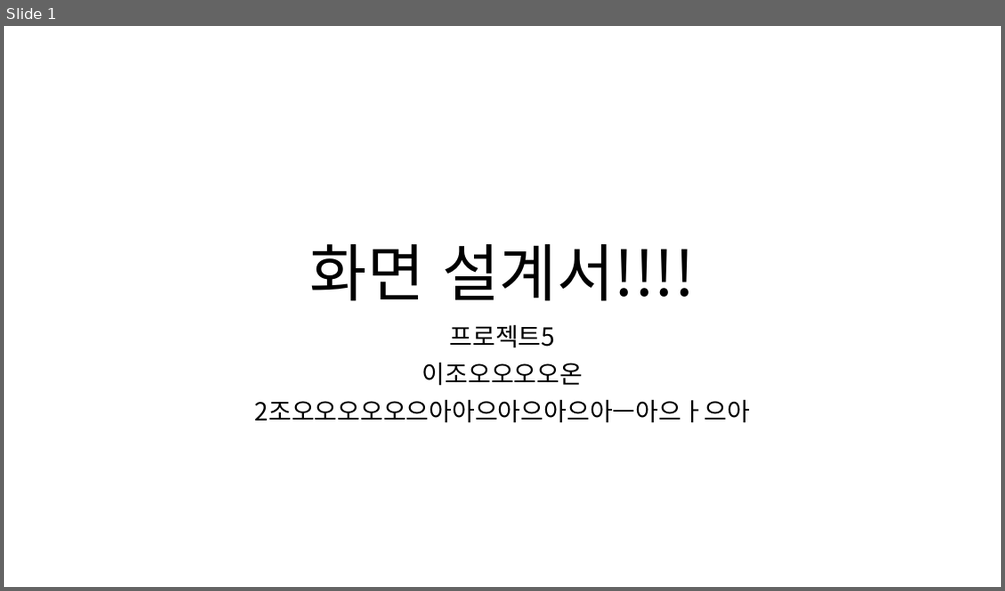
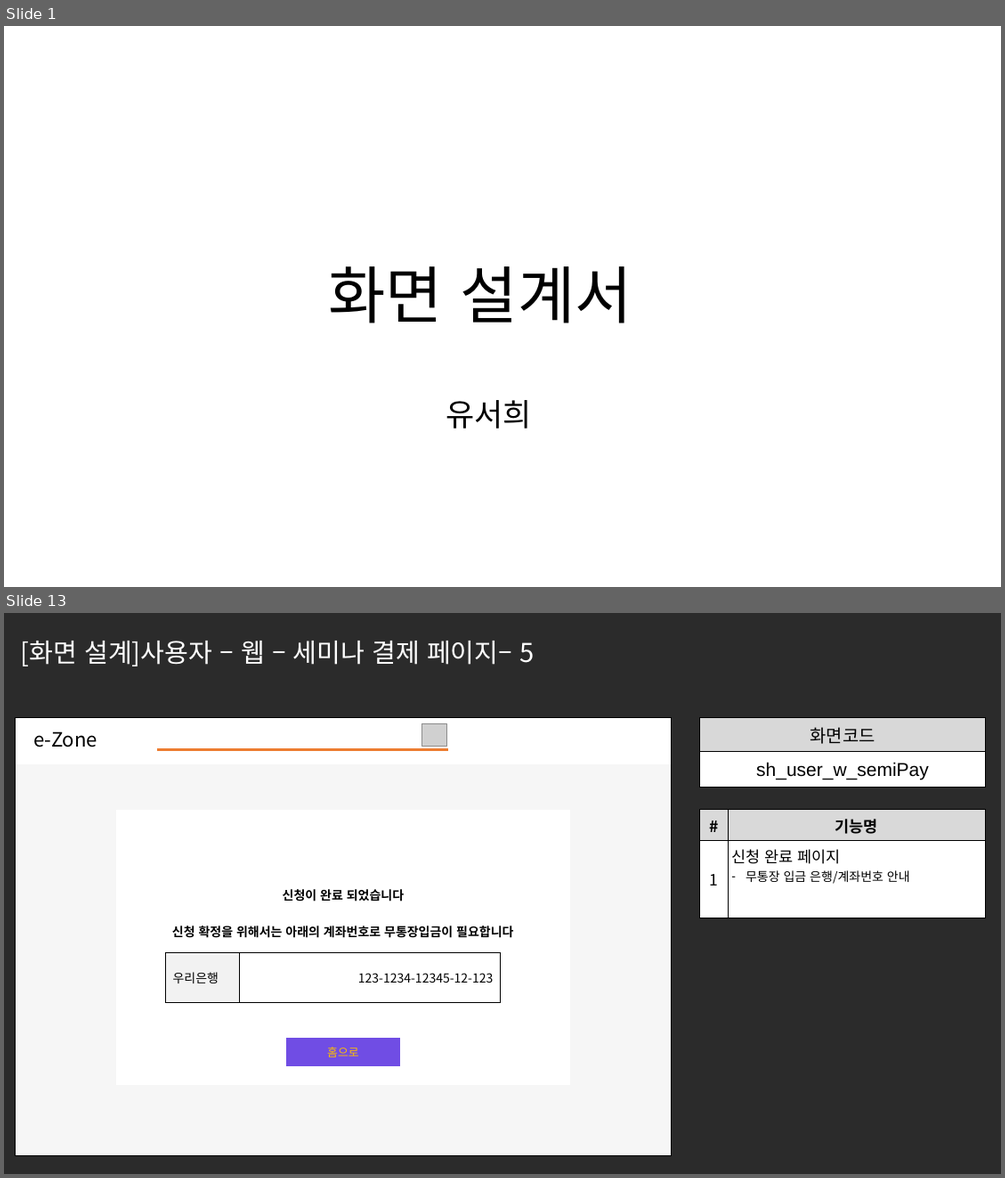
Before and after one commit to ezenteam2/e-Zone, a slide deck: 0 발표용 파워포인트/0424 4차발표/0424 project05 - 파워포인트 - 서희.pptx. Shown one above the other, each under a label of ours: slide 1 before the commit, slides 1 and 13 after it; the slides between them are not shown. The pictures are 1005x591 and 1005x1178 pixels, drawn with LibreOffice and Linux fonts; fonts in the diff are those of the drawing; grey boxes stand for pictures; background and template pictures are left out; a plain dark background stands for a picture behind light text. Boxes give left, top, right and bottom in pixels: in the first picture for what was removed or moved away, otherwise in the second. Text is boxed around its words. In the diff, an @@ line names an element or a change of style, - is before the commit and + after.

```diff
--- a/0 발표용 파워포인트/0424 4차발표/0424 project05 - 파워포인트 - 서희.pptx
+++ b/0 발표용 파워포인트/0424 4차발표/0424 project05 - 파워포인트 - 서희.pptx
@@ slide 13 added at bbox=[4, 613, 1001, 1174], background picture (left out) @@
@@ text added at bbox=[21, 641, 534, 666], 25 pt, text #FFFFFF @@
+[화면 설계]사용자 – 웹 – 세미나 결제 페이지– 5
@@ table added at bbox=[15, 718, 671, 1155], 2 rows, 1 columns @@
+
+
@@ table added at bbox=[700, 718, 986, 787], 2 rows, 1 columns @@
+화면코드
+sh_user_w_semiPay
@@ text added at bbox=[33, 731, 97, 747], 19 pt, text #000000 @@
+e-Zone
@@ picture added at bbox=[422, 723, 446, 747] @@
@@ line added from (157, 750) to (448, 750), #ED7D31 2.25 pt @@
@@ table added at bbox=[116, 810, 571, 1085], 1 rows, 1 columns @@
+신청이 완료 되었습니다 / 신청 확정을 위해서는 아래의 계좌번호로 무통장입금이 필요합니다
@@ table added at bbox=[700, 810, 985, 918], 2 rows, 2 columns @@
+# | 기능명
+1 | 신청 완료 페이지 / 무통장 입금 은행/계좌번호 안내
@@ table added at bbox=[165, 952, 502, 1003], 1 rows, 2 columns @@
+우리은행 | 123-1234-12345-12-123
@@ rectangle added at bbox=[286, 1038, 400, 1067], fill #704DE4, outline #FFFFFF 1 pt, 11 pt, text #FFC000 @@
+홈으로
@@ slide 1 changed as well @@
@@ title at bbox=[328, 266, 632, 428]: text changed @@
-화면 설계서!!!!
+화면 설계서
+유서희
@@ subtitle removed at bbox=[255, 324, 751, 423] @@
-프로젝트5
-이조오오오오온
-2조오오오오오으아아으아으아으아ㅡ아으ㅏ으아
```
Also in this commit, not shown: 20 other slides added, 17 other files.
